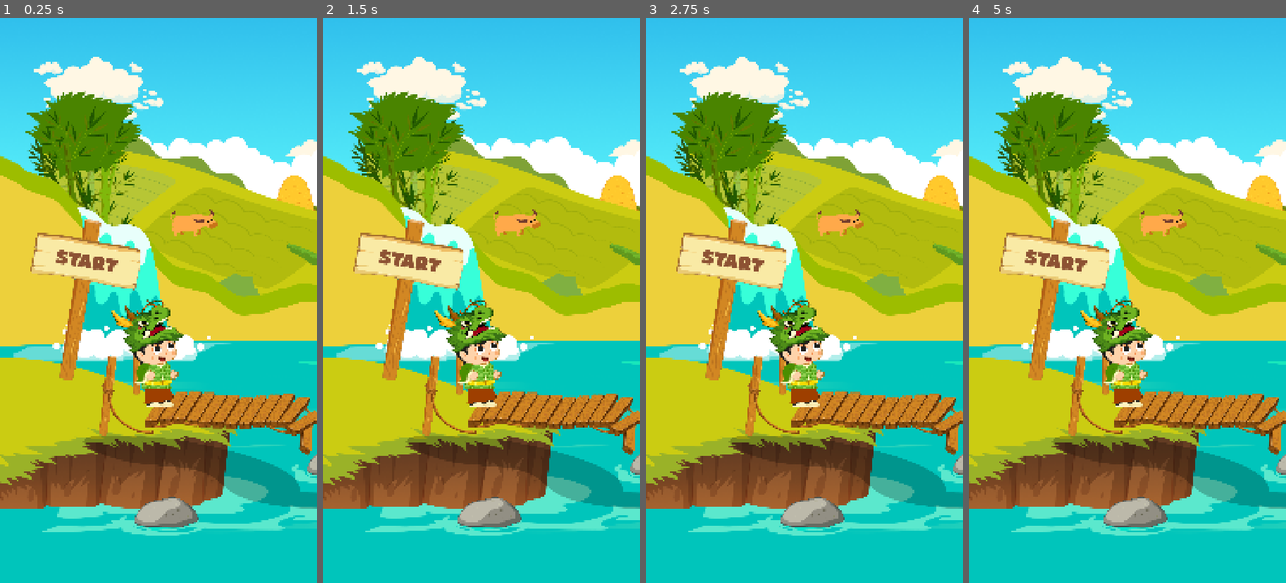
Above: before the commit, frames 1-4 (left to right).
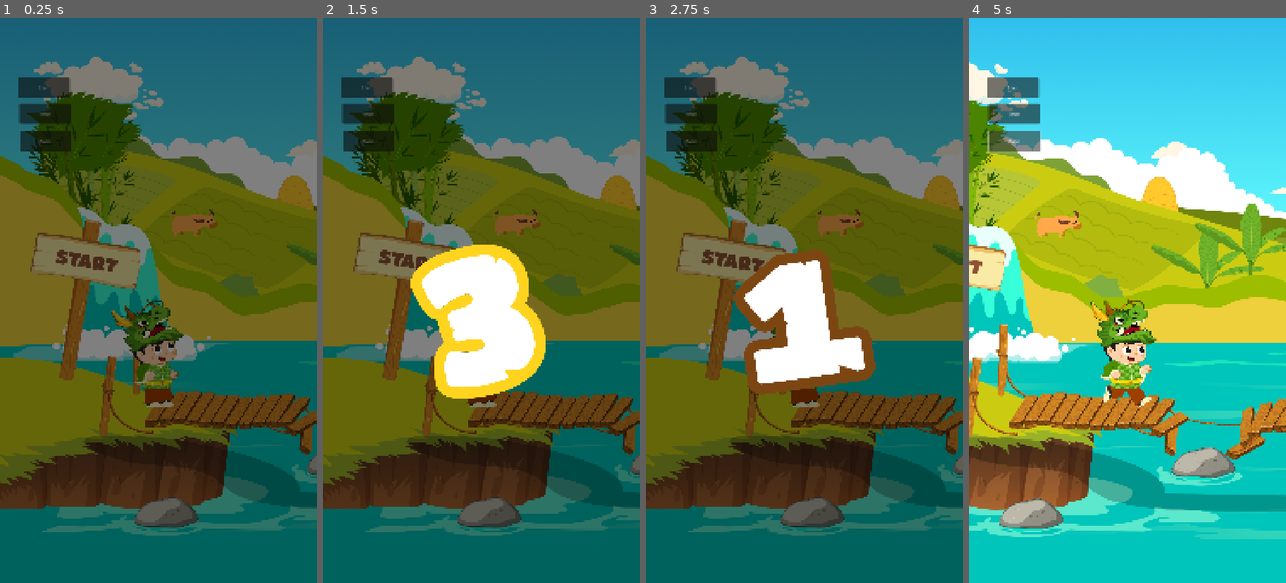
Above: after the commit, the same moments.

Repository: ducth-35/cheppy_game_1
Game: Godot game, scene res://main.tscn
The game is run twice, just before and just after one commit, with the same random seed, the same clock (stepped at 60 frames per second) and the same inputs.
Inputs (mouse positions are in pixels of both pictures, inside the frame that each line leads up to):
- Up to frame 1 (0.25 s): no input
- Up to frame 2 (1.5 s): click (367, 85) at 0.5 s, where only the run after the commit has a clickable "Start"; click (367, 85) at 1.25 s, where only the run after the commit has a clickable "Start"
- Up to frame 3 (2.75 s): click (690, 114) at 2 s, where only the run after the commit has a clickable "True"
- Up to frame 4 (5 s): click (1013, 142) at 2.75 s, where only the run after the commit has a clickable "False"; click (1013, 114) at 3.5 s, where only the run after the commit has a clickable "True"; click (1013, 142) at 4.25 s, where only the run after the commit has a clickable "False"

The runs differ from the first frame. In frame 1, 100% of the frame differs, in the area x 0-100%, y 0-100%; in frame 2, 100%; in frame 3, 100%; in frame 4, 57%.

Commit message:
add countdown

Diff:
--- a/Player/player.tscn
+++ b/Player/player.tscn
@@ -174,7 +174,6 @@
 position = Vector2(524, 1305)
 
 [node name="Button" type="Button" parent="."]
-visible = false
 offset_left = 48.0
 offset_top = 548.0
 offset_right = 222.0
@@ -182,7 +181,6 @@
 text = "Start"
 
 [node name="Button2" type="Button" parent="."]
-visible = false
 offset_left = 50.0
 offset_top = 636.0
 offset_right = 224.0
@@ -191,7 +189,6 @@
 "
 
 [node name="Button3" type="Button" parent="."]
-visible = false
 offset_left = 52.0
 offset_top = 731.0
 offset_right = 226.0
--- a/main.gd
+++ b/main.gd
@@ -1,6 +1,7 @@
 extends Node2D
 
 @onready var camera: Camera2D = $CharacterBody2D/Camera2D
+@onready var player: CharacterBody2D = $CharacterBody2D
 
 var _start_view_snapped := false
 
@@ -9,6 +10,21 @@
 	get_viewport().size_changed.connect(_update_camera_limits)
 	_update_camera_limits()
 	_snap_start_view_once()
+	_setup_game_start_flow()
+
+
+func _setup_game_start_flow() -> void:
+	var countdown := get_node_or_null("CountDown")
+	if countdown == null:
+		_start_gameplay()
+		return
+
+	countdown.countdown_finished.connect(_start_gameplay)
+
+
+func _start_gameplay() -> void:
+	if player.has_method("set_running"):
+		player.set_running(true)
 
 
 func _snap_start_view_once() -> void:
--- a/main.tscn
+++ b/main.tscn
@@ -12,6 +12,7 @@
 [ext_resource type="Texture2D" uid="uid://dccwi44ewyvjh" path="res://assets/bg/br4.png" id="8_efxa6"]
 [ext_resource type="Texture2D" uid="uid://chg36fjow5m8i" path="res://assets/bg/br5.png" id="9_dg77c"]
 [ext_resource type="Texture2D" uid="uid://uytcom72yyry" path="res://assets/bg/br6.png" id="10_ycdy4"]
+[ext_resource type="PackedScene" uid="uid://wg5od8lrow6t" path="res://scene/countdown.tscn" id="13_ycdy4"]
 
 [sub_resource type="RectangleShape2D" id="RectangleShape2D_6mti6"]
 size = Vector2(6166, 283)
@@ -373,6 +374,8 @@
 format = 2
 layer_0/tile_data = PackedInt32Array(8519729, 655360, 10, 8519730, 655360, 10, 8519731, 655360, 10, 8519732, 655360, 10 …(7162 unchanged characters)…
 
+[node name="CountDown" parent="." instance=ExtResource("13_ycdy4")]
+
 [connection signal="body_entered" from="GapTrigger" to="GapTrigger" method="_on_body_entered"]
 [connection signal="body_entered" from="finish" to="finish" method="_on_body_entered"]
 [connection signal="body_entered" from="Stop" to="Stop" method="_on_body_entered"]
--- /dev/null
+++ b/scene/countdown.gd
@@ -0,0 +1,14 @@
+extends CanvasLayer
+
+@onready var anim: AnimationPlayer = $Control/AnimationPlayer
+
+signal countdown_finished
+
+func _ready():
+	anim.play("countdown")
+
+
+func _on_animation_player_animation_finished(anim_name):
+	if anim_name == "countdown":
+		countdown_finished.emit()
+		queue_free()
--- /dev/null
+++ b/scene/countdown.tscn
@@ -0,0 +1,103 @@
+[gd_scene load_steps=9 format=3 uid="uid://wg5od8lrow6t"]
+
+[ext_resource type="Texture2D" uid="uid://c7pxlik61v86o" path="res://assets/count_down/3.png" id="1_018d3"]
+[ext_resource type="Script" uid="uid://0bpuij87ortj" path="res://scene/countdown.gd" id="1_tgv5b"]
+[ext_resource type="Texture2D" uid="uid://cjg10fp5so3dx" path="res://assets/count_down/2.png" id="2_lv7gj"]
+[ext_resource type="Texture2D" uid="uid://dnw8i6fe51bu" path="res://assets/count_down/1.png" id="3_tgv5b"]
+[ext_resource type="Texture2D" uid="uid://cmmy0mv7uodry" path="res://assets/count_down/go.png" id="4_s0qqp"]
+
+[sub_resource type="Animation" id="Animation_018d3"]
+length = 3.6
+tracks/0/type = "value"
+tracks/0/imported = false
+tracks/0/enabled = true
+tracks/0/path = NodePath("Control/CountdownSprite:texture")
+tracks/0/interp = 1
+tracks/0/loop_wrap = true
+tracks/0/keys = {
+"times": PackedFloat32Array(0.8, 1.6, 2.4, 3.2),
+"transitions": PackedFloat32Array(1, 1, 1, 1),
+"update": 1,
+"values": [ExtResource("1_018d3"), ExtResource("2_lv7gj"), ExtResource("3_tgv5b"), ExtResource("4_s0qqp")]
+}
+
+[sub_resource type="Animation" id="Animation_phxqv"]
+resource_name = "countdown"
+length = 3.8
+tracks/0/type = "value"
+tracks/0/imported = false
+tracks/0/enabled = true
+tracks/0/path = NodePath("Control/CountdownSprite:texture")
+tracks/0/interp = 1
+tracks/0/loop_wrap = true
+tracks/0/keys = {
+"times": PackedFloat32Array(0.8, 1.6, 2.4, 3.2),
+"transitions": PackedFloat32Array(1, 1, 1, 1),
+"update": 1,
+"values": [ExtResource("1_018d3"), ExtResource("2_lv7gj"), ExtResource("3_tgv5b"), ExtResource("4_s0qqp")]
+}
+tracks/1/type = "value"
+tracks/1/imported = false
+tracks/1/enabled = true
+tracks/1/path = NodePath("Control/CountdownSprite:scale")
+tracks/1/interp = 1
+tracks/1/loop_wrap = true
+tracks/1/keys = {
+"times": PackedFloat32Array(0, 0.8, 0.94, 1.6, 1.74, 2.4, 2.54, 3.2, 3.34),
+"transitions": PackedFloat32Array(1, 1, 1, 1, 1, 1, 1, 1, 1),
+"update": 0,
+"values": [Vector2(0.520025, 0.520025), Vector2(0.68, 0.68), Vector2(0.520025, 0.520025), Vector2(0.68, 0.68), Vector2(0.520025, 0.520025), Vector2(0.68, 0.68), Vector2(0.520025, 0.520025), Vector2(0.76, 0.76), Vector2(0.520025, 0.520025)]
+}
+tracks/2/type = "value"
+tracks/2/imported = false
+tracks/2/enabled = true
+tracks/2/path = NodePath("Control/CountdownSprite:modulate")
+tracks/2/interp = 1
+tracks/2/loop_wrap = true
+tracks/2/keys = {
+"times": PackedFloat32Array(0, 0.79, 0.8, 3.2, 3.5, 3.8),
+"transitions": PackedFloat32Array(1, 1, 1, 1, 1, 1),
+"update": 0,
+"values": [Color(1, 1, 1, 0), Color(1, 1, 1, 0), Color(1, 1, 1, 1), Color(1, 1, 1, 1), Color(1, 1, 1, 0.45), Color(1, 1, 1, 0)]
+}
+
+[sub_resource type="AnimationLibrary" id="AnimationLibrary_05akg"]
+_data = {
+&"RESET": SubResource("Animation_018d3"),
+&"countdown": SubResource("Animation_phxqv")
+}
+
+[node name="CountDown" type="CanvasLayer"]
+script = ExtResource("1_tgv5b")
+
+[node name="Control" type="Control" parent="."]
+layout_mode = 3
+anchors_preset = 15
+anchor_right = 1.0
+anchor_bottom = 1.0
+grow_horizontal = 2
+grow_vertical = 2
+
+[node name="AnimationPlayer" type="AnimationPlayer" parent="Control"]
+root_node = NodePath("../..")
+libraries = {
+&"": SubResource("AnimationLibrary_05akg")
+}
+
+[node name="CountdownSprite" type="Sprite2D" parent="Control"]
+z_index = 1
+z_as_relative = false
+position = Vector2(535, 1027)
+scale = Vector2(0.5200251, 0.520025)
+texture = ExtResource("2_lv7gj")
+
+[node name="ColorRect" type="ColorRect" parent="Control"]
+layout_mode = 1
+anchors_preset = 15
+anchor_right = 1.0
+anchor_bottom = 1.0
+grow_horizontal = 2
+grow_vertical = 2
+color = Color(0, 0, 0, 0.5019608)
+
+[connection signal="animation_finished" from="Control/AnimationPlayer" to="." method="_on_animation_player_animation_finished"]
Binary file added: assets/count_down/1.png
Not shown, added: assets/count_down/1.png.import
Binary file added: assets/count_down/2.png
Not shown, added: assets/count_down/2.png.import
Binary file added: assets/count_down/3.png
Not shown, added: assets/count_down/3.png.import
Binary file added: assets/count_down/go.png
Not shown, added: assets/count_down/go.png.import
Not shown: 1 places in main.tscn that only renumber resources
Not shown, added: scene/countdown.gd.uid
Not shown, changed: .DS_Store
